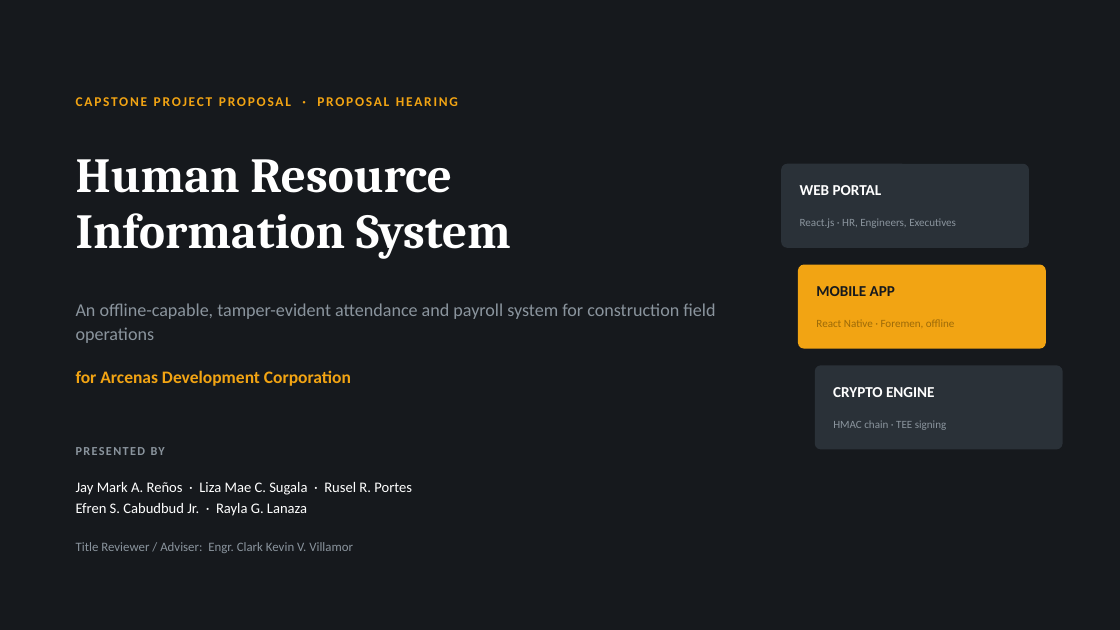
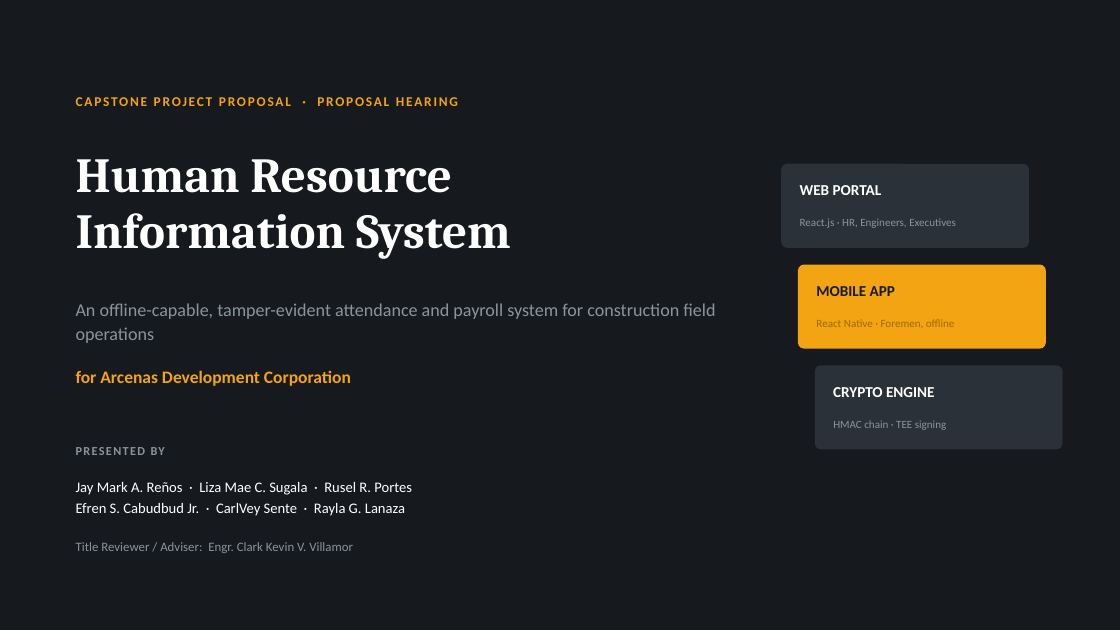
Before and after one commit to ruselportes/HRIS, a slide deck: slide 1 of docs/HRIS_Proposal_Hearing.pptx. Drawn at 1120x630 pixels with LibreOffice and Linux fonts; fonts in the diff are those of the drawing. Boxes give left, top, right and bottom in pixels: in the first picture for what was removed or moved away, otherwise in the second. Text is boxed around its words. In the diff, an @@ line names an element or a change of style, - is before the commit and + after.

```diff
--- a/docs/HRIS_Proposal_Hearing.pptx
+++ b/docs/HRIS_Proposal_Hearing.pptx
@@ text at [76, 503, 405, 516]: text changed @@
-Efren S. Cabudbud Jr. · Rayla G. Lanaza
+Efren S. Cabudbud Jr. · CarlVey Sente · Rayla G. Lanaza
```
Also in this commit, not shown: 35 other slides changed, 7 slides added, 1 slide removed, 2 other files.
